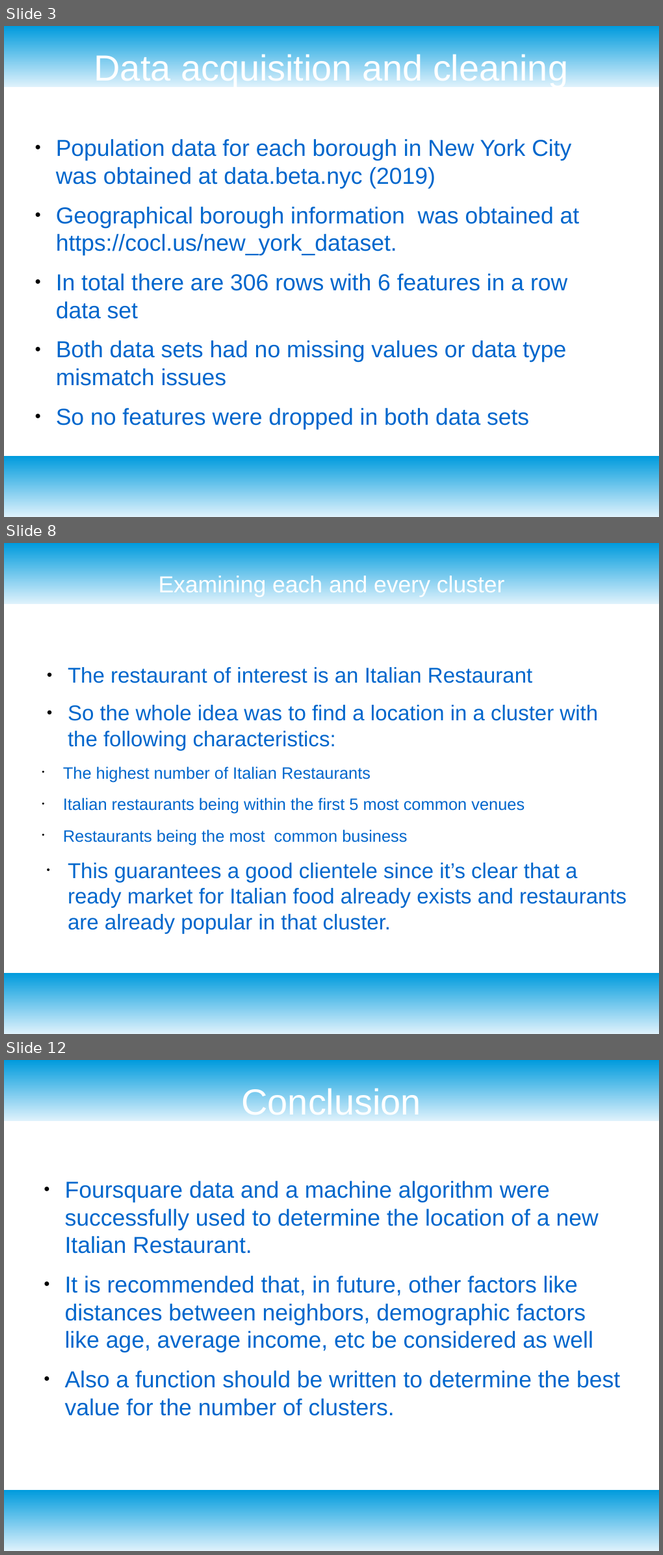
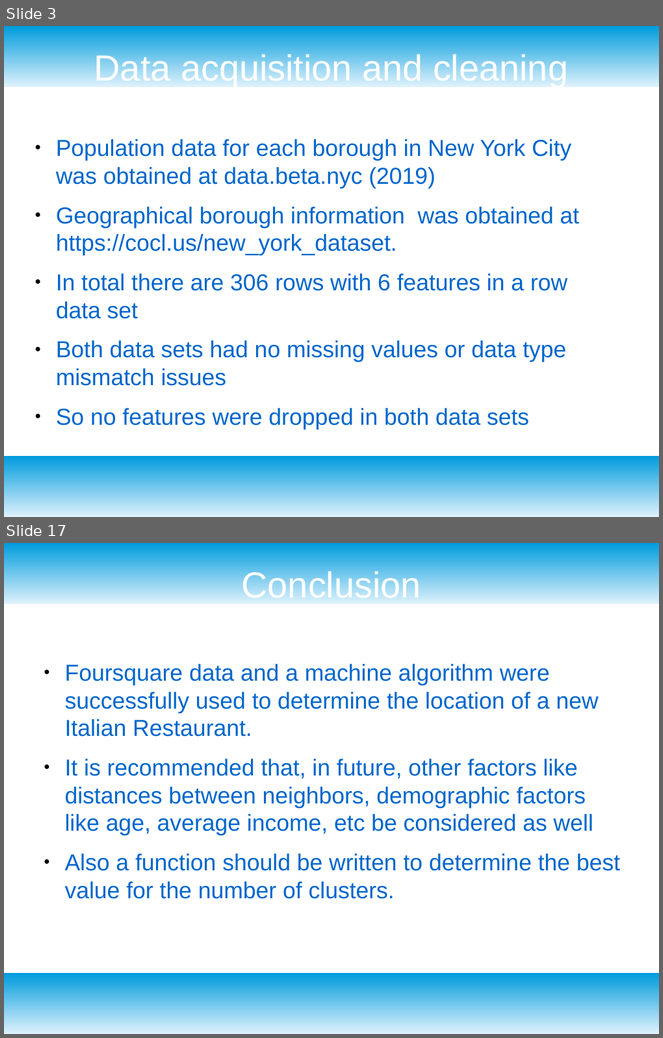
Before and after one commit to Tatenda23/Cousera_Capstone, a slide deck: Presentation.odp. Shown one above the other, each under a label of ours: slides 3, 8 and 12 before the commit, slides 3 and 17 after it; the slides between them are not shown. The pictures are 663x1555 and 663x1038 pixels, drawn with LibreOffice and Linux fonts; fonts in the diff are those of the drawing. Boxes give left, top, right and bottom in pixels: in the first picture for what was removed or moved away, otherwise in the second. Text is boxed around its words. In the diff, an @@ line names an element or a change of style, - is before the commit and + after.

```diff
--- a/Presentation.odp
+++ b/Presentation.odp
@@ slide 8 removed at <box>4,543,659,1034</box>, background #FFFFFF; not listed: 2 template elements that a slide beside it also shows @@
@@ title removed at <box>159,574,505,597</box> @@
-Examining each and every cluster
@@ text removed at <box>63,667,627,934</box> @@
-● The restaurant of interest is an Italian Restaurant
-● So the whole idea was to find a location in a cluster with the following characteristics:
-• The highest number of Italian Restaurants
-• Italian restaurants being within the first 5 most common venues
-• Restaurants being the most common business
-• This guarantees a good clientele since it’s clear that a ready market for Italian food already exists and restaurants are already popular in that cluster.
@@ what was slide 12 is now slide 17 @@
```
Also in this commit, not shown: 5 slides changed, 8 slides added, 2 other slides removed, 2 other files.
